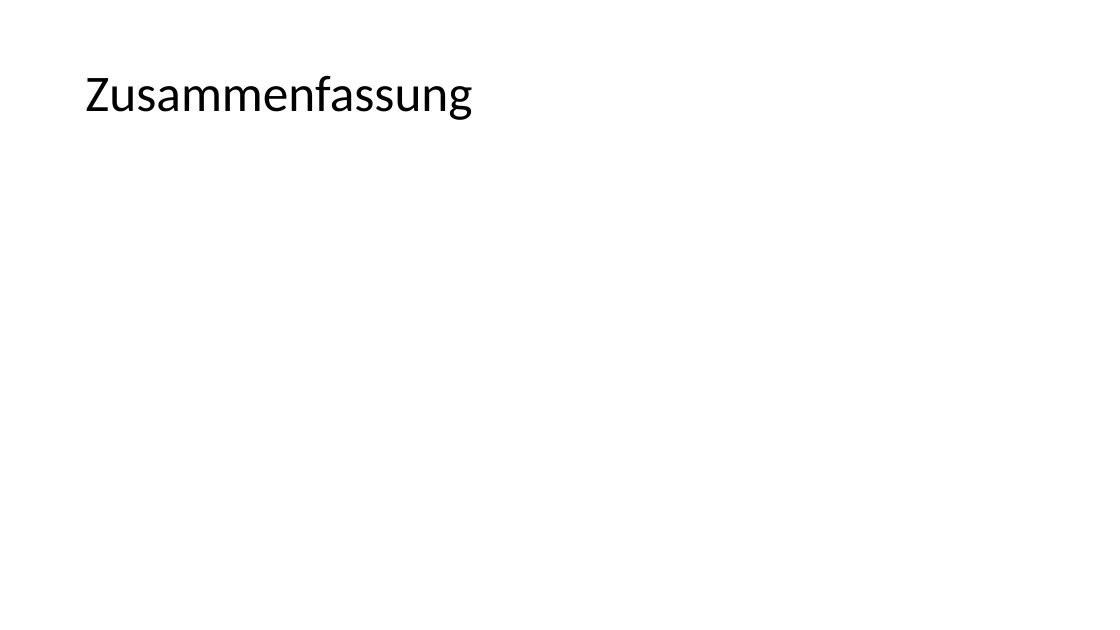
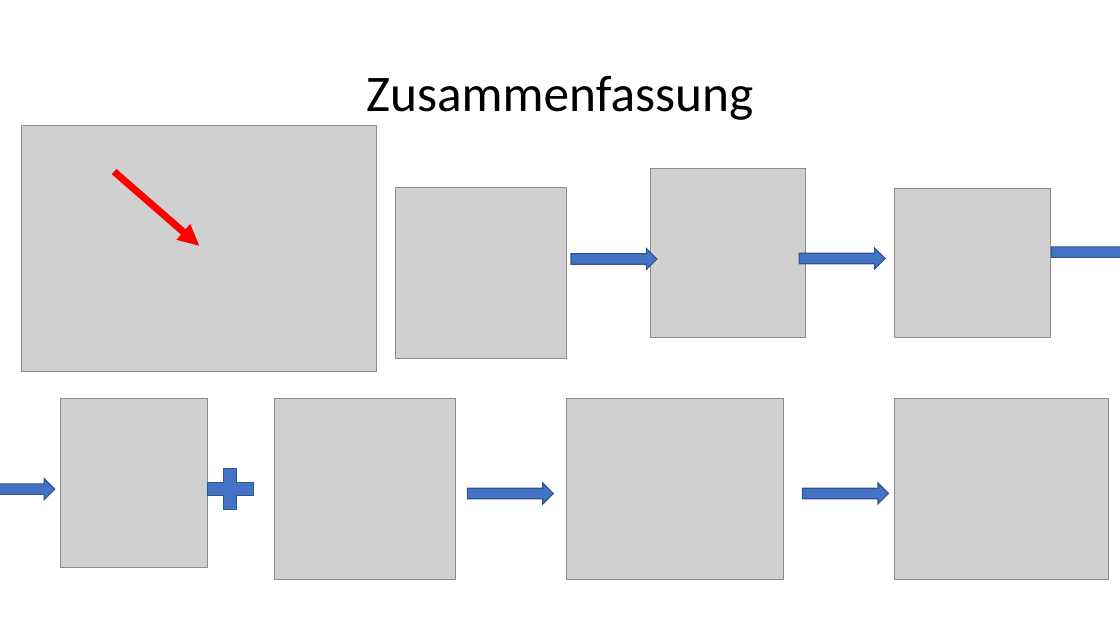
Before and after one commit to prulex9778/Deutsch-Vortrag, a slide deck: slide 7 of Powerpoint.pptx. Drawn at 1120x630 pixels with LibreOffice and Linux fonts; fonts in the diff are those of the drawing; grey boxes stand for pictures. Boxes give left, top, right and bottom in pixels: in the first picture for what was removed or moved away, otherwise in the second. Text is boxed around its words. In the diff, an @@ line names an element or a change of style, - is before the commit and + after.

Commit message:
Präsi Zusammenfassung
Präsi Zusammenfassung

```diff
--- a/Powerpoint.pptx
+++ b/Powerpoint.pptx
@@ title "Zusammenfassung" at box(366, 76, 753, 120): alignment left to centre @@
@@ picture added at box(22, 125, 377, 372) @@
@@ arrow added from (114, 171) to (199, 246), #FF0000 6 pt @@
@@ picture added at box(650, 169, 806, 338) @@
@@ picture added at box(396, 188, 567, 360) @@
@@ picture added at box(895, 188, 1050, 338) @@
@@ right arrow added at box(571, 249, 657, 270), fill #4472C4, outline #325491 1 pt @@
@@ right arrow added at box(799, 248, 885, 269), fill #4472C4, outline #325491 1 pt @@
@@ right arrow added at box(1052, 242, 1120, 263), fill #4472C4, outline #325491 1 pt @@
@@ picture added at box(60, 398, 208, 567) @@
@@ picture added at box(275, 398, 456, 580) @@
@@ picture added at box(567, 398, 785, 580) @@
@@ picture added at box(895, 398, 1108, 580) @@
@@ right arrow added at box(0, 479, 55, 500), fill #4472C4, outline #325491 1 pt @@
@@ plus sign added at box(199, 461, 261, 518), fill #4472C4, outline #325491 1 pt @@
@@ right arrow added at box(467, 483, 553, 504), fill #4472C4, outline #325491 1 pt @@
@@ right arrow added at box(802, 483, 888, 504), fill #4472C4, outline #325491 1 pt @@
```
Also in this commit, not shown: 4 other slides changed, 1 slide added, 12 other files.
